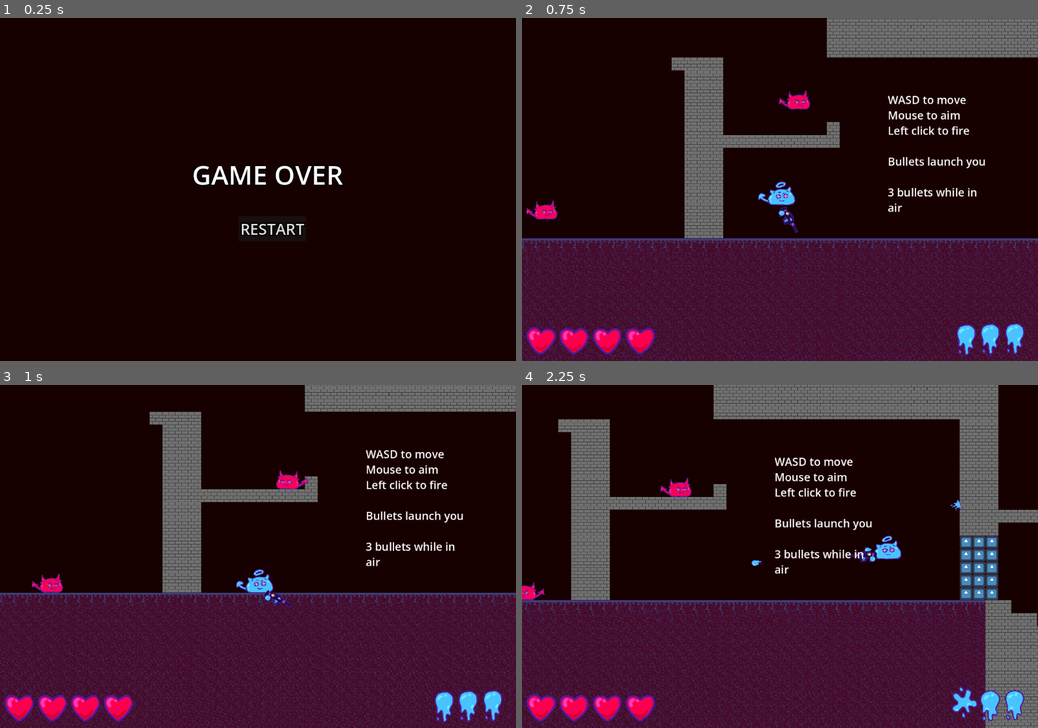
Above: before the commit, frames 1-4 (two rows, left to right).
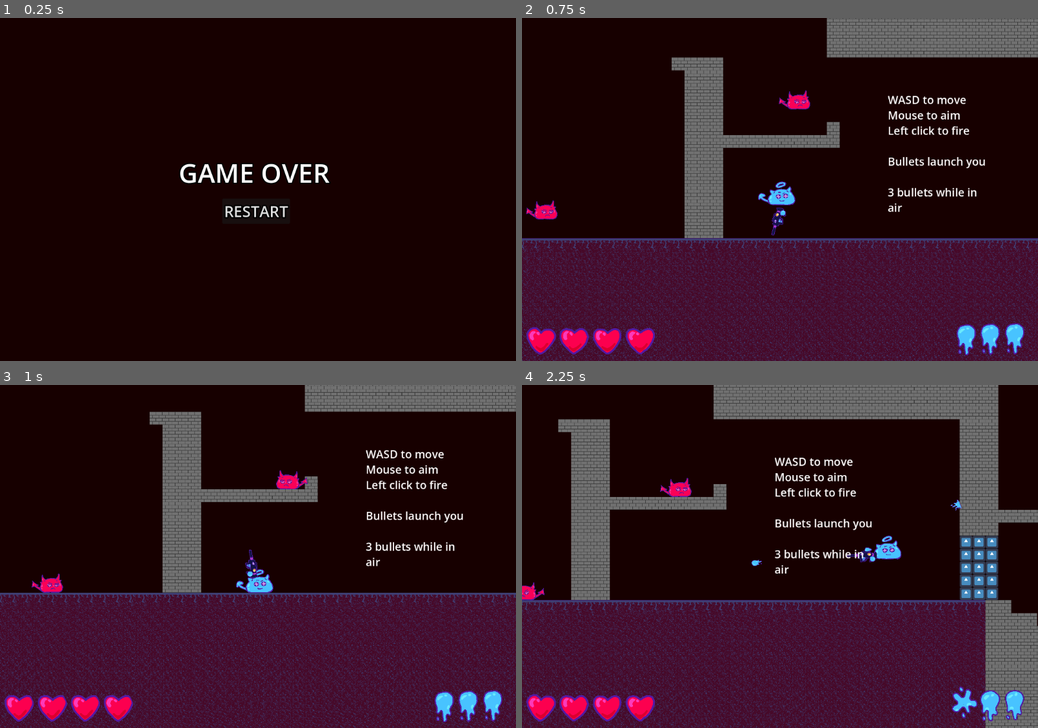
Above: after the commit, the same moments.

Repository: 3dplays5/project32
Game: Godot game, scene res://gameover.tscn
Two runs of this game, one before a commit and one after it. Both use one fixed random seed, a clock stepped at 60 frames per second and the inputs below. This scene is started directly instead of the project's main scene. The engine's default icon, where the game draws it, is replaced by a stand-in: a white triangle on a blue panel in a dark square.
Inputs (mouse positions are in pixels of both pictures, inside the frame that each line leads up to):
- Up to frame 1 (0.25 s): no input
- Up to frame 2 (0.75 s): click "RESTART" at 0.5 s
- Up to frame 3 (1 s): no input
- Up to frame 4 (2.25 s): tap Enter at 1.25, 2 s; move the mouse to (893, 539) at 1.27 s; hold D (right) from 1.28 s (still down); click (893, 539) at 1.35 s; tap Space (jump) at 1.52 s; move the mouse to (676, 573) at 2.02 s; click (676, 573) at 2.1 s

The runs differ from the first frame. In frame 1, 1.5% of the frame differs, in the area x 34-67%, y 42-64%; in frame 2, 0.2%; in frame 3, 0.2%; in frame 4, nothing differs.

Commit message:
csafd

Diff:
--- a/gameover.tscn
+++ b/gameover.tscn
@@ -6,20 +6,20 @@
 script = ExtResource("1_4nh4k")
 
 [node name="Label" type="Label" parent="." unique_id=1629480057]
-offset_left = 402.0
-offset_top = 291.0
-offset_right = 718.0
-offset_bottom = 367.0
+offset_left = 374.0
+offset_top = 287.0
+offset_right = 690.0
+offset_bottom = 363.0
 size_flags_horizontal = 4
 theme_override_constants/outline_size = 10
 theme_override_font_sizes/font_size = 55
 text = "GAME OVER"
 
 [node name="Button" type="Button" parent="." unique_id=617196044]
-offset_left = 499.0
-offset_top = 416.0
-offset_right = 641.0
-offset_bottom = 469.0
+offset_left = 465.0
+offset_top = 379.0
+offset_right = 607.0
+offset_bottom = 432.0
 size_flags_horizontal = 4
 size_flags_vertical = 4
 theme_override_constants/outline_size = 11
--- a/global.gd
+++ b/global.gd
@@ -4,7 +4,7 @@
 var bullets = 3
 # Called when the node enters the scene tree for the first time.
 func _ready() -> void:
-	pass # Replace with function body.
+	player_health = 4
 
 
 # Called every frame. 'delta' is the elapsed time since the previous frame.
--- a/player.gd
+++ b/player.gd
@@ -9,6 +9,9 @@
 @onready var sprite = $AnimatedSprite2D
 var directionback = Vector2.ZERO
 var can_dmg = true
+
+func _ready() -> void:
+	Global.player_health = 4
 
 func _physics_process(delta: float) -> void:
 	# Add the gravity.
@@ -74,7 +77,8 @@
 
 
 func _on_area_2d_body_exited(body: Node2D) -> void:
-	await get_tree().create_timer(0.1).timeout
-	can_dmg = true
-	if Global.player_health <= 0:
-		get_tree().change_scene_to_file("res://gameover.tscn")
+	if body.is_in_group("enemy"):
+		await get_tree().create_timer(0.1).timeout
+		can_dmg = true
+		if Global.player_health <= 0:
+			get_tree().change_scene_to_file("res://gameover.tscn")
